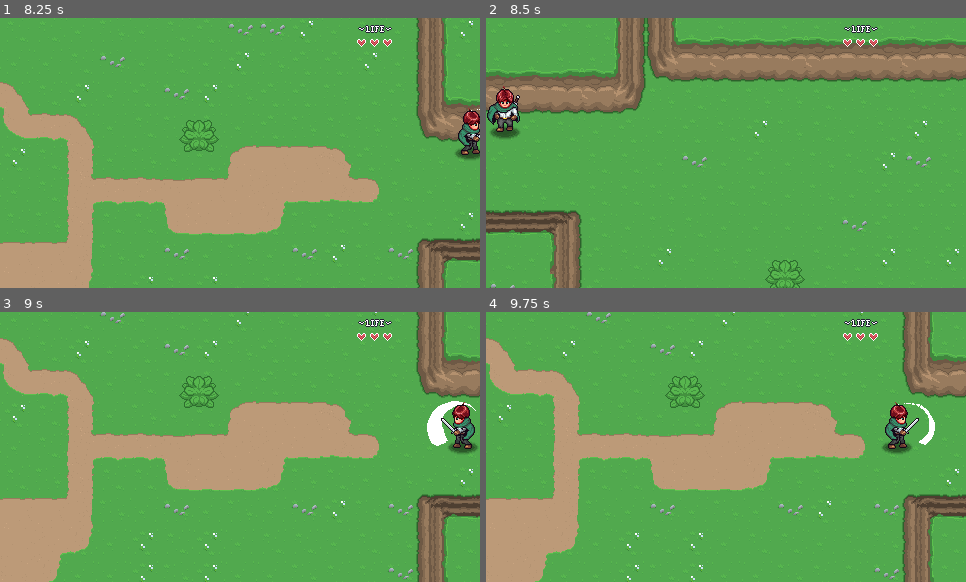
Above: before the commit, frames 1-4 (two rows, left to right).
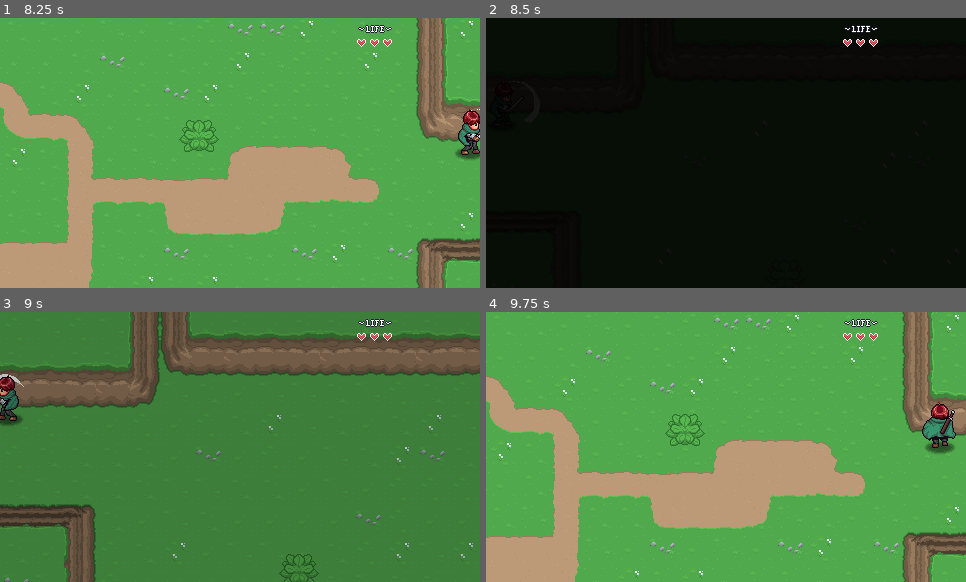
Above: after the commit, the same moments.

Repository: terciooliveira/godot-aarpg
Game: Godot game, scene res://levels/area01/01.tscn
Two runs of this game, one before a commit and one after it. Both use one fixed random seed, a clock stepped at 60 frames per second and the inputs below.
Inputs:
- Up to frame 1 (8.25 s): tap Enter at 0.5 s; hold D (right) 0.53-1.28 s; hold Space (attack) 0.53-1.28 s; hold S (down) 1.28-2.03 s; tap Space (attack) every 1.5 s from 1.35 to 7.35 s; hold D (right) 2.03-2.78 s; hold Space (attack) 2.03-2.78 s; hold W (up) 2.78-3.53 s; hold Space (attack) 3.53-4.28 s; hold A (left) 3.53-5.03 s; hold S (down) 5.03-5.78 s; hold Space (attack) 5.03-5.78 s; hold D (right) 5.78-6.53 s; hold W (up) 6.53-7.28 s; hold Space (attack) 6.53-7.28 s; hold D (right) 7.28-8.03 s; hold S (down) from 8.03 s (still down); hold Space (attack) from 8.03 s (still down)
- Up to frame 2 (8.5 s): keep holding S (down); keep holding Space (attack)
- Up to frame 3 (9 s): release S (down) at 8.78 s; release Space (attack) at 8.78 s; hold A (left) from 8.78 s (still down); tap Space (attack) at 8.85 s
- Up to frame 4 (9.75 s): release A (left) at 9.53 s; hold W (up) from 9.53 s (still down); hold Space (attack) from 9.53 s (still down)

Frame 1 is identical in both runs. In frame 2, 100% of the frame differs, in the area x 0-100%, y 0-100%; in frame 3, 98%; in frame 4, 29%.

Commit message:
Adding fade in fade out scene transition

Diff:
--- a/00_Globals/global_level_manager.gd
+++ b/00_Globals/global_level_manager.gd
@@ -26,7 +26,7 @@
 	target_transition = _target_transition
 	position_offset = _position_offset
 
-	await get_tree().process_frame
+	await SceneTransition.fade("out")
 
 	level_loaded_started.emit()
 
@@ -34,7 +34,7 @@
 
 	get_tree().change_scene_to_file( level_path )
 
-	await get_tree().process_frame
+	await SceneTransition.fade("in")
 
 	get_tree().paused = false
 
--- a/GUI/player_hud/player_hud.tscn
+++ b/GUI/player_hud/player_hud.tscn
@@ -5,6 +5,7 @@
 [ext_resource type="PackedScene" uid="uid://dd2jodcjlao2s" path="res://GUI/player_hud/heart_gui.tscn" id="2_jbu2w"]
 
 [node name="PlayerHud" type="CanvasLayer"]
+layer = 2
 script = ExtResource("1_i5ca8")
 
 [node name="Control" type="Control" parent="."]
--- /dev/null
+++ b/GUI/scene_transition/scene_transition.gd
@@ -0,0 +1,17 @@
+extends CanvasLayer
+
+@onready var animation_player: AnimationPlayer = $Control/AnimationPlayer
+
+func fade( mode : String ) -> bool:
+	animation_player.play( "fade_" + mode )
+
+	await animation_player.animation_finished
+
+	return true
+
+func fade_out() -> bool:   #TODO remove this
+	animation_player.play("fade_out")
+
+	await animation_player.animation_finished
+
+	return true
--- /dev/null
+++ b/GUI/scene_transition/scene_transition.tscn
@@ -0,0 +1,101 @@
+[gd_scene load_steps=7 format=3 uid="uid://cto0rkoiso6s7"]
+
+[ext_resource type="Script" path="res://GUI/scene_transition/scene_transition.gd" id="1_kmw3v"]
+
+[sub_resource type="Animation" id="Animation_blhsm"]
+resource_name = "default"
+length = 0.2
+tracks/0/type = "value"
+tracks/0/imported = false
+tracks/0/enabled = true
+tracks/0/path = NodePath("ColorRect:color")
+tracks/0/interp = 1
+tracks/0/loop_wrap = true
+tracks/0/keys = {
+"times": PackedFloat32Array(0),
+"transitions": PackedFloat32Array(1),
+"update": 0,
+"values": [Color(0, 0, 0, 0)]
+}
+
+[sub_resource type="Animation" id="Animation_sfo8u"]
+length = 0.001
+tracks/0/type = "value"
+tracks/0/imported = false
+tracks/0/enabled = true
+tracks/0/path = NodePath("ColorRect:color")
+tracks/0/interp = 1
+tracks/0/loop_wrap = true
+tracks/0/keys = {
+"times": PackedFloat32Array(0),
+"transitions": PackedFloat32Array(1),
+"update": 0,
+"values": [Color(0, 0, 0, 0)]
+}
+
+[sub_resource type="Animation" id="Animation_rwrtk"]
+resource_name = "fade_in"
+length = 0.2
+tracks/0/type = "value"
+tracks/0/imported = false
+tracks/0/enabled = true
+tracks/0/path = NodePath("ColorRect:color")
+tracks/0/interp = 1
+tracks/0/loop_wrap = true
+tracks/0/keys = {
+"times": PackedFloat32Array(0, 0.2),
+"transitions": PackedFloat32Array(1, 1),
+"update": 0,
+"values": [Color(0, 0, 0, 1), Color(0, 0, 0, 0)]
+}
+
+[sub_resource type="Animation" id="Animation_q71ro"]
+resource_name = "fade_out"
+length = 0.2
+tracks/0/type = "value"
+tracks/0/imported = false
+tracks/0/enabled = true
+tracks/0/path = NodePath("ColorRect:color")
+tracks/0/interp = 1
+tracks/0/loop_wrap = true
+tracks/0/keys = {
+"times": PackedFloat32Array(0, 0.2),
+"transitions": PackedFloat32Array(1, 1),
+"update": 0,
+"values": [Color(0, 0, 0, 0), Color(0, 0, 0, 1)]
+}
+
+[sub_resource type="AnimationLibrary" id="AnimationLibrary_fdfyi"]
+_data = {
+"RESET": SubResource("Animation_sfo8u"),
+"default": SubResource("Animation_blhsm"),
+"fade_in": SubResource("Animation_rwrtk"),
+"fade_out": SubResource("Animation_q71ro")
+}
+
+[node name="SceneTransition" type="CanvasLayer"]
+process_mode = 3
+script = ExtResource("1_kmw3v")
+
+[node name="Control" type="Control" parent="."]
+layout_mode = 3
+anchors_preset = 15
+anchor_right = 1.0
+anchor_bottom = 1.0
+grow_horizontal = 2
+grow_vertical = 2
+
+[node name="ColorRect" type="ColorRect" parent="Control"]
+layout_mode = 1
+anchors_preset = 15
+anchor_right = 1.0
+anchor_bottom = 1.0
+grow_horizontal = 2
+grow_vertical = 2
+color = Color(0, 0, 0, 0)
+
+[node name="AnimationPlayer" type="AnimationPlayer" parent="Control"]
+libraries = {
+"": SubResource("AnimationLibrary_fdfyi")
+}
+autoplay = "default"
--- a/project.godot
+++ b/project.godot
@@ -20,6 +20,7 @@
 LevelManager="*res://00_Globals/global_level_manager.gd"
 PlayerHud="*res://GUI/player_hud/player_hud.tscn"
 PlayerManager="*res://00_Globals/global_player_manager.gd"
+SceneTransition="*res://GUI/scene_transition/scene_transition.tscn"
 
 [display]
 
@@ -34,7 +35,7 @@
 
 [editor_plugins]
 
-enabled=PackedStringArray("res://addons/kanban_tasks/plugin.cfg")
+enabled=PackedStringArray()
 
 [input]
 
--- a/props/plants/plant.tscn
+++ b/props/plants/plant.tscn
@@ -6,6 +6,33 @@
 
 [sub_resource type="RectangleShape2D" id="RectangleShape2D_bd3lv"]
 size = Vector2(24, 16)
+
+[sub_resource type="Animation" id="Animation_vobib"]
+length = 0.001
+tracks/0/type = "value"
+tracks/0/imported = false
+tracks/0/enabled = true
+tracks/0/path = NodePath("Sprite2D:vframes")
+tracks/0/interp = 1
+tracks/0/loop_wrap = true
+tracks/0/keys = {
+"times": PackedFloat32Array(0),
+"transitions": PackedFloat32Array(1),
+"update": 1,
+"values": [3]
+}
+tracks/1/type = "value"
+tracks/1/imported = false
+tracks/1/enabled = true
+tracks/1/path = NodePath("Sprite2D:modulate")
+tracks/1/interp = 1
+tracks/1/loop_wrap = true
+tracks/1/keys = {
+"times": PackedFloat32Array(0),
+"transitions": PackedFloat32Array(1),
+"update": 0,
+"values": [Color(1, 1, 1, 1)]
+}
 
 [sub_resource type="Animation" id="Animation_xodr8"]
 resource_name = "plant-killed"
@@ -32,33 +59,6 @@
 "transitions": PackedFloat32Array(1, 1),
 "update": 0,
 "values": [Color(1, 1, 1, 1), Color(1, 1, 1, 0)]
-}
-
-[sub_resource type="Animation" id="Animation_vobib"]
-length = 0.001
-tracks/0/type = "value"
-tracks/0/imported = false
-tracks/0/enabled = true
-tracks/0/path = NodePath("Sprite2D:vframes")
-tracks/0/interp = 1
-tracks/0/loop_wrap = true
-tracks/0/keys = {
-"times": PackedFloat32Array(0),
-"transitions": PackedFloat32Array(1),
-"update": 1,
-"values": [3]
-}
-tracks/1/type = "value"
-tracks/1/imported = false
-tracks/1/enabled = true
-tracks/1/path = NodePath("Sprite2D:modulate")
-tracks/1/interp = 1
-tracks/1/loop_wrap = true
-tracks/1/keys = {
-"times": PackedFloat32Array(0),
-"transitions": PackedFloat32Array(1),
-"update": 0,
-"values": [Color(1, 1, 1, 1)]
 }
 
 [sub_resource type="AnimationLibrary" id="AnimationLibrary_nh1un"]
